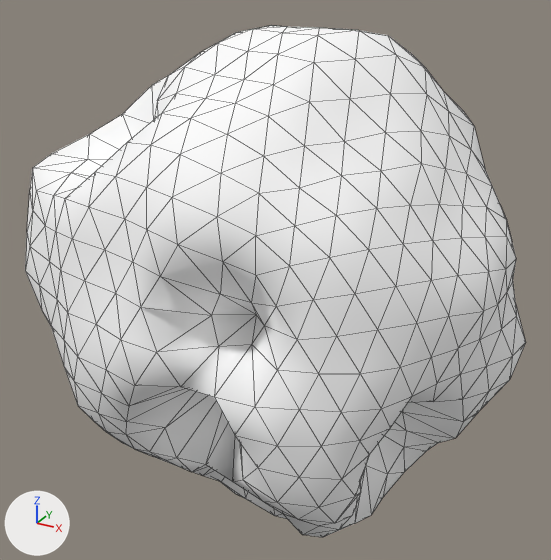
The glTF model assets/asteroids/asteroid_10.glb, before and after one commit.
Camera for both pictures: a 50 mm lens placed at (1.152, -2.169, 1.165), pointed at (-0.039, -0.004, 0.083). Arrows for +X, +Y and +Z are at lower left; the lights stay in place. The older version comes first. Mesh edges are drawn as thin lines. Vertices at exactly the same position are counted once.

Names of what the first picture shows: 'Asteroid_10'.
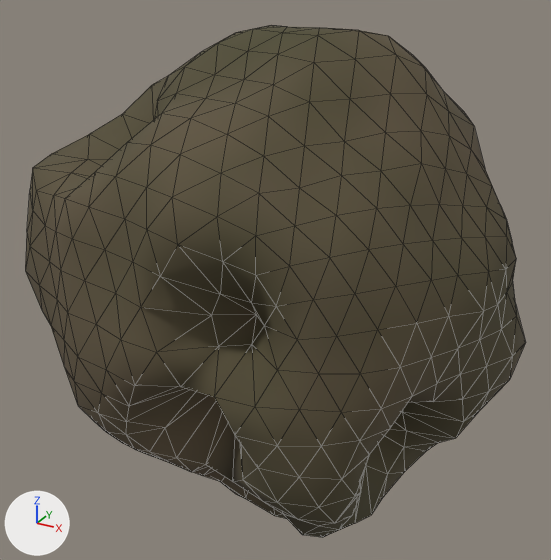
Where the change shows, as pixel boxes (x1, y1, x2, y2) in the pictures (551 x 560 px):
'Asteroid_10', recoloured (darker): (25, 25, 526, 537) in both

What changed in the scene script:
```text
Change mat_asteroidrock_10:
    where n0 = _N.new('ShaderNodeBsdfPrincipled'); n0.name = 'Principled BSDF'
    remove n0.inputs[0].default_value = (1.0, 1.0, 1.0, 1.0)  # 'Base Color', white #ffffff
    n0.inputs[1].default_value: 0.0288 -> 0.00431  # 'Metallic'
    n0.inputs[2].default_value: 0.859 -> 0.9  # 'Roughness'
    add n2 = _N.new('ShaderNodeVertexColor'); n2.name = 'Color Attribute'
    add _L.new(n2.outputs[0], n0.inputs[0])  # 'Color' to 'Base Color'
Change me_icosphere:
    where me_icosphere.from_pydata(...)  # 642 vertices, 1280 faces; spans x -0.92..0.81, y -0.7..0.66, z -0.8..0.94
    used by ob_asteroid_10; location = (0.0, 0.0, 0.0)
    me_icosphere part 1: vertex colours changed
```
